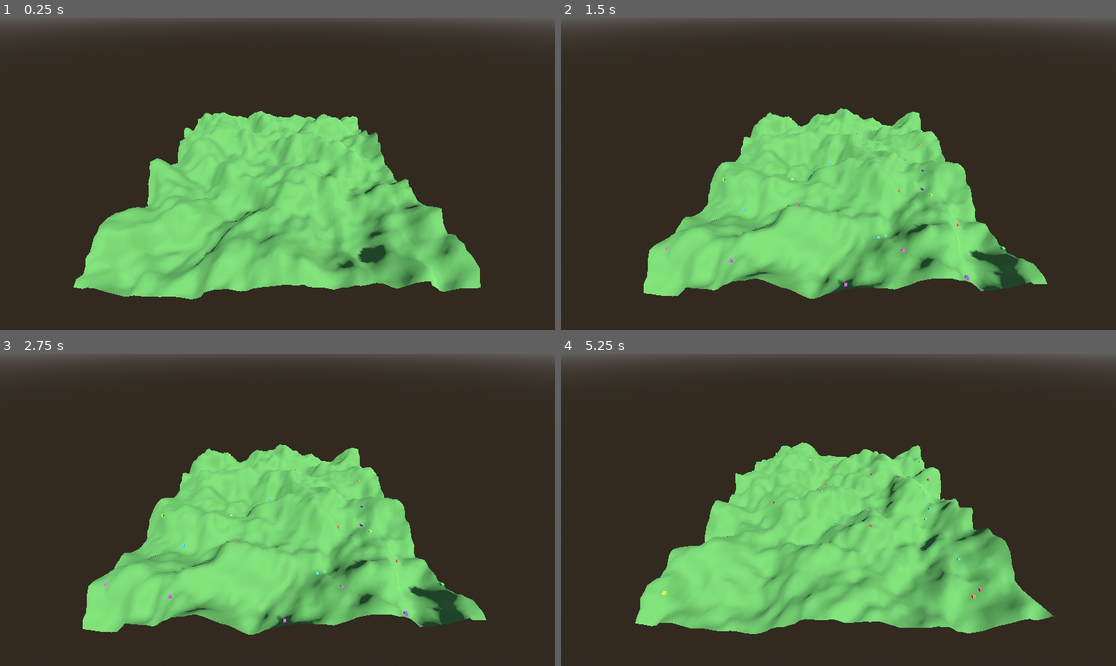
Above: before the commit, frames 1-4 (two rows, left to right).
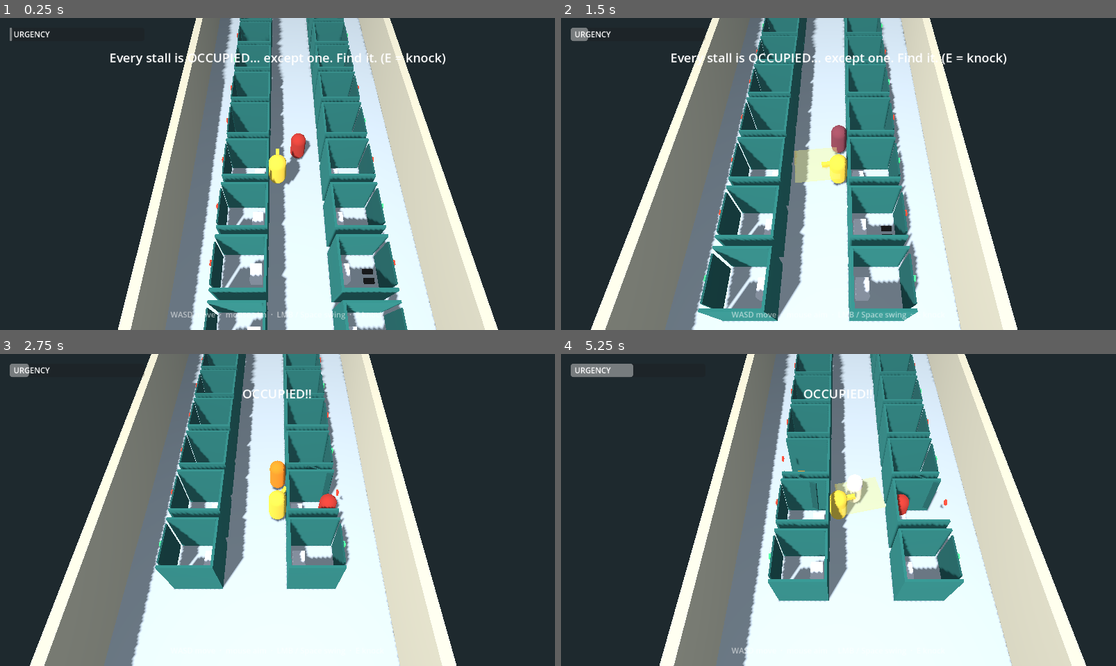
Above: after the commit, the same moments.

Repository: wizenroom/Infinite-bathrooms
Game: Godot game, scene res://scenes/prototype.tscn
Two runs of this game, one before a commit and one after it. Both use one fixed random seed, a clock stepped at 60 frames per second and the inputs below. Before the commit the project starts from res://scenes/main.tscn.
Inputs (mouse positions are in pixels of both pictures, inside the frame that each line leads up to):
- Up to frame 1 (0.25 s): no input
- Up to frame 2 (1.5 s): tap Enter at 0.5 s; move the mouse to (960, 158) at 0.52 s; hold D 0.53-1.28 s; tap E at 0.6 s; click (960, 158) at 0.67 s; tap Space at 0.77, 1.07 s; tap R at 0.8, 1.35 s; move the mouse to (727, 189) at 1.27 s; hold S from 1.28 s (still down); click (727, 189) at 1.42 s
- Up to frame 3 (2.75 s): tap Space at 1.52, 1.55, 1.82 s; move the mouse to (333, 441) at 2.02 s; release S at 2.03 s; hold D from 2.03 s (still down); hold Space from 2.03 s (still down); click (333, 441) at 2.17 s; tap E at 2.3 s
- Up to frame 4 (5.25 s): move the mouse to (810, 572) at 2.77 s; release D at 2.78 s; release Space at 2.78 s; hold W 2.78-3.53 s; tap E at 2.85, 4.35 s; click (810, 572) at 2.92 s; tap Space at 3.02, 3.32, 4.52, 4.82 s; tap R at 3.05, 3.6, 5.1 s; move the mouse to (1005, 556) at 3.52 s; hold Space 3.53-4.28 s; hold A 3.53-5.03 s; click (1005, 556) at 3.67 s; move the mouse to (672, 463) at 4.27 s; click (672, 463) at 4.42 s; move the mouse to (866, 510) at 5.02 s; hold S from 5.03 s (still down); click (866, 510) at 5.17 s

The runs differ from the first frame. In frame 1, 60% of the frame differs, in the area x 0-100%, y 0-100%; in frame 2, 64%; in frame 3, 64%; in frame 4, 65%.

Commit message:
Add OCCUPIED prototype: infinite bathroom, knock-to-spawn encounters, melee combat

Diff:
--- a/project.godot
+++ b/project.godot
@@ -1,15 +1,23 @@
 ; Engine configuration file.
 ; It's best edited using the editor UI and not directly,
 ; since the parameters that go here are not all obvious.
+;
+; Format:
+;   [section] ; section goes between []
+;   param=value ; assign values to parameters
 
 config_version=5
+
+[animation]
+
+compatibility/default_parent_skeleton_in_mesh_instance_3d=true
 
 [application]
 
 config/name="gmtk-terragen"
 config/description="GMTK game jam entry - procedural terrain generation and object spawning."
-run/main_scene="res://scenes/main.tscn"
-config/features=PackedStringArray("4.4", "Forward Plus")
+run/main_scene="res://scenes/prototype.tscn"
+config/features=PackedStringArray("4.6", "Forward Plus")
 config/icon="res://icon.svg"
 
 [rendering]
--- /dev/null
+++ b/scenes/prototype.tscn
@@ -0,0 +1,6 @@
+[gd_scene load_steps=2 format=3 uid="uid://bproto000000001"]
+
+[ext_resource type="Script" path="res://scripts/proto/bathroom.gd" id="1_bathroom"]
+
+[node name="Prototype" type="Node3D"]
+script = ExtResource("1_bathroom")
--- /dev/null
+++ b/scripts/proto/bathroom.gd
@@ -0,0 +1,298 @@
+extends Node3D
+## Game manager: generates the infinite bathroom corridor ahead of the
+## player, resolves knock outcomes, and runs HUD + win/lose.
+##
+## Controls: WASD move, mouse aim, LMB/Space swing, E knock, R restart (after end).
+
+const STALL_SPACING := 2.4
+const STALL_X := 3.4
+const GEN_AHEAD := 55.0
+const KNOCK_RANGE := 2.8
+
+# Knock outcome weights (FREE is placed deterministically, not rolled).
+const W_HOSTILE := 45
+const W_LOOT := 20
+const W_FRIENDLY := 15
+const W_EMPTY := 20
+
+var player: ProtoPlayer
+var stalls: Array[Stall] = []
+var stall_count := 0
+var free_stall_index := 0
+var free_stall: Stall = null
+var _free_placed := false
+var next_z := -4.0
+var game_ended := false
+var _warn_cooldown := 0.0
+var rng := RandomNumberGenerator.new()
+
+var _bar: ProgressBar
+var _msg: Label
+var _msg_tween: Tween
+var _overlay: ColorRect
+var _overlay_label: Label
+
+
+func _ready() -> void:
+	rng.randomize()
+	free_stall_index = 12 + rng.randi_range(0, 6)
+
+	_build_environment()
+	_build_hud()
+
+	player = ProtoPlayer.new()
+	add_child(player)
+	player.global_position = Vector3(0, 0.1, 0)
+	player.died.connect(_on_player_died)
+	player.hit.connect(_on_player_hit)
+
+	_show_message("Every stall is OCCUPIED... except one. Find it. (E = knock)", 4.5)
+
+
+func _process(delta: float) -> void:
+	if game_ended:
+		return
+
+	_warn_cooldown = maxf(0.0, _warn_cooldown - delta)
+
+	# Keep the corridor generated ahead of the player.
+	while next_z > player.global_position.z - GEN_AHEAD:
+		_spawn_stall_pair(next_z)
+		next_z -= STALL_SPACING
+
+	_bar.value = player.urgency
+
+	_check_win()
+
+
+func _unhandled_input(event: InputEvent) -> void:
+	if event is InputEventKey and event.pressed and not event.echo:
+		if event.physical_keycode == KEY_E and not game_ended:
+			_try_knock()
+		elif event.physical_keycode == KEY_R and game_ended:
+			get_tree().reload_current_scene()
+
+
+func _try_knock() -> void:
+	var best: Stall = null
+	var best_dist := KNOCK_RANGE
+	for s in stalls:
+		if s.is_open:
+			continue
+		var d := s.global_position.distance_to(player.global_position)
+		if d < best_dist:
+			best_dist = d
+			best = s
+	if best:
+		best.knock()
+
+
+func _spawn_stall_pair(z: float) -> void:
+	for side in [-1, 1]:
+		var stall := Stall.new()
+		add_child(stall)
+		stall.position = Vector3(side * STALL_X, 0, z)
+		stall.rotation.y = -side * PI / 2.0  # door faces the corridor
+		stall.setup(_roll_outcome(), rng)
+		stall.opened.connect(_on_stall_opened)
+		stalls.append(stall)
+		stall_count += 1
+
+	# Occasional roamer in the corridor so combat happens between knocks too.
+	if stall_count > 8 and rng.randf() < 0.2:
+		_spawn_enemy(Vector3(rng.randf_range(-1.8, 1.8), 0, z))
+
+
+func _roll_outcome() -> Stall.Outcome:
+	if stall_count == free_stall_index and not _free_placed:
+		_free_placed = true
+		return Stall.Outcome.FREE
+	var roll := rng.randi_range(0, W_HOSTILE + W_LOOT + W_FRIENDLY + W_EMPTY - 1)
+	if roll < W_HOSTILE:
+		return Stall.Outcome.HOSTILE
+	roll -= W_HOSTILE
+	if roll < W_LOOT:
+		return Stall.Outcome.LOOT
+	roll -= W_LOOT
+	if roll < W_FRIENDLY:
+		return Stall.Outcome.FRIENDLY
+	return Stall.Outcome.EMPTY
+
+
+func _on_stall_opened(stall: Stall, outcome: Stall.Outcome) -> void:
+	match outcome:
+		Stall.Outcome.HOSTILE:
+			_show_message("OCCUPIED!!")
+			_spawn_enemy(stall.to_global(Vector3(0, 0, -1.2)))
+		Stall.Outcome.LOOT:
+			if not player.has_plunger and rng.randf() < 0.4:
+				player.give_plunger()
+				_show_message("Someone left a PLUNGER! (bigger, stronger swings)")
+			else:
+				player.urgency = maxf(0.0, player.urgency - 18.0)
+				_show_message("Empty... a moment of calm. (urgency down)")
+		Stall.Outcome.FRIENDLY:
+			if not player.has_plunger:
+				player.give_plunger()
+				_show_message("A kind stranger hands you a PLUNGER through the gap.")
+			else:
+				player.urgency = maxf(0.0, player.urgency - 12.0)
+				_show_message("\"Good luck out there.\" (urgency down)")
+		Stall.Outcome.EMPTY:
+			_show_message("Vacant... but unspeakable. Not this one.")
+		Stall.Outcome.FREE:
+			free_stall = stall
+			_show_message("THE FREE STALL! But the queue jumpers arrive...", 4.0)
+			for i in 3:
+				var offset := Vector3(rng.randf_range(-1.0, 1.0), 0, -1.5 - i * 1.2)
+				_spawn_enemy(stall.to_global(offset))
+
+
+func _check_win() -> void:
+	if not free_stall or not free_stall.is_open:
+		return
+	var dist := player.global_position.distance_to(free_stall.interior_point())
+	if dist > 1.3:
+		return
+	if get_tree().get_nodes_in_group("enemies").size() > 0:
+		if _warn_cooldown <= 0.0:
+			_show_message("Deal with the queue jumpers first!")
+			_warn_cooldown = 2.0
+		return
+	_end_game(true)
+
+
+func _spawn_enemy(pos: Vector3) -> void:
+	var e := ProtoEnemy.new()
+	add_child(e)
+	e.global_position = pos + Vector3(0, 0.1, 0)
+
+
+func _on_player_hit() -> void:
+	var tw := create_tween()
+	tw.tween_property(_bar, "modulate", Color(1, 0.3, 0.3), 0.08)
+	tw.tween_property(_bar, "modulate", Color.WHITE, 0.3)
+
+
+func _on_player_died() -> void:
+	_end_game(false)
+
+
+func _end_game(won: bool) -> void:
+	if game_ended:
+		return
+	game_ended = true
+	_overlay.visible = true
+	if won:
+		_overlay_label.text = "RELIEF AT LAST.\n\nYou found the one free stall.\n\nPress R to queue again"
+	else:
+		_overlay_label.text = "You didn't make it.\n\nWe don't talk about what happened.\n\nPress R to try again"
+
+
+# --- world building -------------------------------------------------------
+
+
+func _build_environment() -> void:
+	var env := Environment.new()
+	env.background_mode = Environment.BG_COLOR
+	env.background_color = Color(0.05, 0.07, 0.08)
+	env.ambient_light_source = Environment.AMBIENT_SOURCE_COLOR
+	env.ambient_light_color = Color(0.7, 0.75, 0.8)
+	env.ambient_light_energy = 0.9
+	env.fog_enabled = true
+	env.fog_light_color = Color(0.12, 0.16, 0.18)
+	env.fog_density = 0.03
+	var world_env := WorldEnvironment.new()
+	world_env.environment = env
+	add_child(world_env)
+
+	var light := DirectionalLight3D.new()
+	light.rotation_degrees = Vector3(-55, -30, 0)
+	light.light_energy = 0.8
+	light.shadow_enabled = true
+	add_child(light)
+
+	# One long floor + corridor bounds. 1000m of bathroom is "infinite enough".
+	var world := StaticBody3D.new()
+	add_child(world)
+	_world_box(world, Vector3(13, 1, 1000), Vector3(0, -0.5, -480), Color(0.75, 0.78, 0.8))   # floor
+	_world_box(world, Vector3(0.4, 3.2, 1000), Vector3(-5.7, 1.6, -480), Color(0.82, 0.78, 0.68)) # left wall
+	_world_box(world, Vector3(0.4, 3.2, 1000), Vector3(5.7, 1.6, -480), Color(0.82, 0.78, 0.68))  # right wall
+	_world_box(world, Vector3(13, 3.2, 0.4), Vector3(0, 1.6, 3.0), Color(0.82, 0.78, 0.68))       # back wall
+
+
+func _world_box(body: StaticBody3D, size: Vector3, pos: Vector3, color: Color) -> void:
+	var mesh_inst := MeshInstance3D.new()
+	var mesh := BoxMesh.new()
+	mesh.size = size
+	mesh_inst.mesh = mesh
+	mesh_inst.position = pos
+	var mat := StandardMaterial3D.new()
+	mat.albedo_color = color
+	mesh_inst.material_override = mat
+	body.add_child(mesh_inst)
+
+	var col := CollisionShape3D.new()
+	var shape := BoxShape3D.new()
+	shape.size = size
+	col.shape = shape
+	col.position = pos
+	body.add_child(col)
+
+
+func _build_hud() -> void:
+	var hud := CanvasLayer.new()
+	add_child(hud)
+
+	_bar = ProgressBar.new()
+	_bar.min_value = 0
+	_bar.max_value = 100
+	_bar.show_percentage = false
+	_bar.position = Vector2(20, 20)
+	_bar.size = Vector2(280, 28)
+	hud.add_child(_bar)
+
+	var bar_label := Label.new()
+	bar_label.text = "  URGENCY"
+	bar_label.position = Vector2(20, 22)
+	hud.add_child(bar_label)
+
+	_msg = Label.new()
+	_msg.set_anchors_preset(Control.PRESET_TOP_WIDE)
+	_msg.offset_top = 64
+	_msg.horizontal_alignment = HORIZONTAL_ALIGNMENT_CENTER
+	_msg.add_theme_font_size_override("font_size", 26)
+	_msg.modulate.a = 0.0
+	hud.add_child(_msg)
+
+	var hint := Label.new()
+	hint.set_anchors_preset(Control.PRESET_BOTTOM_WIDE)
+	hint.offset_top = -44
+	hint.horizontal_alignment = HORIZONTAL_ALIGNMENT_CENTER
+	hint.text = "WASD move  ·  mouse aim  ·  LMB / Space swing  ·  E knock"
+	hint.add_theme_font_size_override("font_size", 16)
+	hint.modulate = Color(1, 1, 1, 0.55)
+	hud.add_child(hint)
+
+	_overlay = ColorRect.new()
+	_overlay.set_anchors_preset(Control.PRESET_FULL_RECT)
+	_overlay.color = Color(0, 0, 0, 0.7)
+	_overlay.visible = false
+	hud.add_child(_overlay)
+
+	_overlay_label = Label.new()
+	_overlay_label.set_anchors_preset(Control.PRESET_FULL_RECT)
+	_overlay_label.horizontal_alignment = HORIZONTAL_ALIGNMENT_CENTER
+	_overlay_label.vertical_alignment = VERTICAL_ALIGNMENT_CENTER
+	_overlay_label.add_theme_font_size_override("font_size", 40)
+	_overlay.add_child(_overlay_label)
+
+
+func _show_message(text: String, duration: float = 2.5) -> void:
+	_msg.text = text
+	if _msg_tween:
+		_msg_tween.kill()
+	_msg.modulate.a = 1.0
+	_msg_tween = create_tween()
+	_msg_tween.tween_interval(duration)
+	_msg_tween.tween_property(_msg, "modulate:a", 0.0, 0.6)
--- /dev/null
+++ b/scripts/proto/enemy.gd
@@ -0,0 +1,138 @@
+class_name ProtoEnemy
+extends CharacterBody3D
+## Melee occupant: chases the player, telegraphs with a wind-up,
+## then lunges. Two fist hits (one plunger hit) to kill.
+
+const SPEED := 3.2
+const AGGRO_RANGE := 9.0
+const WINDUP_TIME := 0.5
+const STRIKE_TIME := 0.25
+const RECOVER_TIME := 0.6
+
+var hp := 2
+
+var _state := "chase"
+var _timer := 0.0
+var _has_struck := false
+var _knockback := Vector3.ZERO
+var _strike_dir := Vector3.ZERO
+var _mat: StandardMaterial3D
+var _visual: MeshInstance3D
+var _player: Node3D
+
+
+func _ready() -> void:
+	add_to_group("enemies")
+
+	var col := CollisionShape3D.new()
+	var cap := CapsuleShape3D.new()
+	cap.height = 1.7
+	cap.radius = 0.38
+	col.shape = cap
+	col.position.y = 0.85
+	add_child(col)
+
+	_visual = MeshInstance3D.new()
+	var mesh := CapsuleMesh.new()
+	mesh.height = 1.7
+	mesh.radius = 0.38
+	_visual.mesh = mesh
+	_visual.position.y = 0.85
+	_mat = StandardMaterial3D.new()
+	_mat.albedo_color = Color(0.75, 0.2, 0.15)
+	_visual.material_override = _mat
+	add_child(_visual)
+
+
+func _physics_process(delta: float) -> void:
+	if _state == "dead":
+		return
+	if not is_instance_valid(_player):
+		_player = get_tree().get_first_node_in_group("player")
+		if not _player:
+			return
+
+	var to_player := _player.global_position - global_position
+	to_player.y = 0
+	var dist := to_player.length()
+	var dir := to_player.normalized()
+
+	match _state:
+		"chase":
+			if dist > AGGRO_RANGE:
+				# Out of range: loiter menacingly instead of chasing.
+				velocity.x = _knockback.x
+				velocity.z = _knockback.z
+			else:
+				velocity.x = dir.x * SPEED + _knockback.x
+				velocity.z = dir.z * SPEED + _knockback.z
+			if dist < 1.9:
+				_state = "windup"
+				_timer = WINDUP_TIME
+				_mat.albedo_color = Color(1.0, 0.55, 0.1)
+		"windup":
+			velocity.x = _knockback.x
+			velocity.z = _knockback.z
+			_timer -= delta
+			if _timer <= 0.0:
+				_state = "strike"
+				_timer = STRIKE_TIME
+				_has_struck = false
+				_strike_dir = dir
+				_mat.albedo_color = Color(1.0, 0.15, 0.1)
+		"strike":
+			velocity.x = _strike_dir.x * 9.0 + _knockback.x
+			velocity.z = _strike_dir.z * 9.0 + _knockback.z
+			if not _has_struck and dist < 1.5:
+				_player.take_hit(dir)
+				_has_struck = true
+			_timer -= delta
+			if _timer <= 0.0:
+				_state = "recover"
+				_timer = RECOVER_TIME
+				_mat.albedo_color = Color(0.55, 0.25, 0.3)
+		"recover":
+			velocity.x = _knockback.x
+			velocity.z = _knockback.z
+			_timer -= delta
+			if _timer <= 0.0:
+				_state = "chase"
+				_mat.albedo_color = Color(0.75, 0.2, 0.15)
+
+	_knockback = _knockback.lerp(Vector3.ZERO, 8.0 * delta)
+
+	if is_on_floor():
+		velocity.y = -1.0
+	else:
+		velocity.y -= 18.0 * delta
+
+	move_and_slide()
+
+	if velocity.length() > 0.5:
+		var flat := Vector3(velocity.x, 0, velocity.z)
+		if flat.length() > 0.1:
+			_visual.rotation.y = atan2(-flat.x, -flat.z) - rotation.y
+
+
+func take_hit(dmg: int, from_dir: Vector3) -> void:
+	if _state == "dead":
+		return
+	hp -= dmg
+	_knockback = from_dir * 9.0
+	var flash := create_tween()
+	flash.tween_property(_mat, "albedo_color", Color.WHITE, 0.05)
+	flash.tween_property(_mat, "albedo_color", Color(0.75, 0.2, 0.15), 0.15)
+	if hp <= 0:
+		_die()
+
+
+func _die() -> void:
+	_state = "dead"
+	remove_from_group("enemies")
+	for child in get_children():
+		if child is CollisionShape3D:
+			child.set_deferred("disabled", true)
+	var tw := create_tween()
+	tw.tween_property(_visual, "scale", Vector3(1.4, 0.08, 1.4), 0.25).set_trans(Tween.TRANS_BACK).set_ease(Tween.EASE_IN)
+	tw.tween_interval(0.4)
+	tw.tween_callback(queue_free)
--- /dev/null
+++ b/scripts/proto/player.gd
@@ -0,0 +1,170 @@
+class_name ProtoPlayer
+extends CharacterBody3D
+## Top-down player: WASD move, mouse aim, LMB/Space melee swing.
+## Urgency is both the health bar and the timer - it rises constantly,
+## spikes when hit, and slows you down as it fills.
+
+signal died
+signal hit
+
+const BASE_SPEED := 5.0
+const PANIC_SPEED := 2.4
+const ATTACK_COOLDOWN := 0.45
+const URGENCY_PER_SEC := 1.1
+const URGENCY_PER_HIT := 10.0
+
+var urgency := 0.0
+var attack_damage := 1
+var attack_range := 2.0
+var has_plunger := false
+var facing := Vector3.FORWARD
+
+var _attack_timer := 0.0
+var _knockback := Vector3.ZERO
+var _dead := false
+var _visual: Node3D
+
+
+func _ready() -> void:
+	add_to_group("player")
+
+	var col := CollisionShape3D.new()
+	var cap := CapsuleShape3D.new()
+	cap.height = 1.8
+	cap.radius = 0.4
+	col.shape = cap
+	col.position.y = 0.9
+	add_child(col)
+
+	_visual = Node3D.new()
+	add_child(_visual)
+
+	var body_mesh := MeshInstance3D.new()
+	var cap_mesh := CapsuleMesh.new()
+	cap_mesh.height = 1.8
+	cap_mesh.radius = 0.4
+	body_mesh.mesh = cap_mesh
+	body_mesh.position.y = 0.9
+	var mat := StandardMaterial3D.new()
+	mat.albedo_color = Color(0.95, 0.8, 0.25)
+	body_mesh.material_override = mat
+	_visual.add_child(body_mesh)
+
+	# Nose so you can read facing from above.
+	var nose := MeshInstance3D.new()
+	var nose_mesh := BoxMesh.new()
+	nose_mesh.size = Vector3(0.18, 0.18, 0.5)
+	nose.mesh = nose_mesh
+	nose.position = Vector3(0, 1.4, -0.5)
+	nose.material_override = mat
+	_visual.add_child(nose)
+
+	var cam := Camera3D.new()
+	cam.position = Vector3(0, 12.5, 7.5)
+	cam.rotation_degrees = Vector3(-58, 0, 0)
+	cam.fov = 55
+	add_child(cam)
+	cam.make_current()
+
+
+func _physics_process(delta: float) -> void:
+	if _dead:
+		return
+
+	urgency = minf(100.0, urgency + URGENCY_PER_SEC * delta)
+	if urgency >= 100.0:
+		_dead = true
+		died.emit()
+		return
+
+	_attack_timer = maxf(0.0, _attack_timer - delta)
+	_update_aim()
+
+	var input_dir := Vector3.ZERO
+	if Input.is_physical_key_pressed(KEY_W):
+		input_dir.z -= 1
+	if Input.is_physical_key_pressed(KEY_S):
+		input_dir.z += 1
+	if Input.is_physical_key_pressed(KEY_A):
+		input_dir.x -= 1
+	if Input.is_physical_key_pressed(KEY_D):
+		input_dir.x += 1
+	input_dir = input_dir.normalized()
+
+	var speed: float = lerpf(BASE_SPEED, PANIC_SPEED, urgency / 100.0)
+	velocity.x = input_dir.x * speed + _knockback.x
+	velocity.z = input_dir.z * speed + _knockback.z
+	_knockback = _knockback.lerp(Vector3.ZERO, 8.0 * delta)
+
+	if is_on_floor():
+		velocity.y = -1.0
+	else:
+		velocity.y -= 18.0 * delta
+
+	move_and_slide()
+
+	_visual.rotation.y = atan2(-facing.x, -facing.z)
+
+	if _attack_timer <= 0.0 and (Input.is_mouse_button_pressed(MOUSE_BUTTON_LEFT) or Input.is_physical_key_pressed(KEY_SPACE)):
+		_attack()
+
+
+func _update_aim() -> void:
+	var cam := get_viewport().get_camera_3d()
+	if not cam:
+		return
+	var mpos := get_viewport().get_mouse_position()
+	var origin := cam.project_ray_origin(mpos)
+	var dir := cam.project_ray_normal(mpos)
+	if absf(dir.y) < 0.001:
+		return
+	var t := -origin.y / dir.y
+	if t <= 0.0:
+		return
+	var aim_point := origin + dir * t
+	var to_aim := aim_point - global_position
+	to_aim.y = 0
+	if to_aim.length() > 0.25:
+		facing = to_aim.normalized()
+
+
+func _attack() -> void:
+	_attack_timer = ATTACK_COOLDOWN
+
+	for e in get_tree().get_nodes_in_group("enemies"):
+		var to_e: Vector3 = e.global_position - global_position
+		to_e.y = 0
+		if to_e.length() <= attack_range and facing.dot(to_e.normalized()) > 0.35:
+			e.take_hit(attack_damage, to_e.normalized())
+
+	# Quick swing visual: a fading slab in front of the player.
+	var slash := MeshInstance3D.new()
+	var slash_mesh := BoxMesh.new()
+	slash_mesh.size = Vector3(1.7, 0.1, attack_range)
+	slash.mesh = slash_mesh
+	var mat := StandardMaterial3D.new()
+	mat.transparency = BaseMaterial3D.TRANSPARENCY_ALPHA
+	mat.albedo_color = Color(1.0, 0.9, 0.4, 0.7)
+	mat.emission_enabled = true
+	mat.emission = Color(1.0, 0.8, 0.2)
+	slash.material_override = mat
+	get_parent().add_child(slash)
+	slash.global_position = global_position + facing * (attack_range * 0.5) + Vector3(0, 1.1, 0)
+	slash.rotation.y = atan2(-facing.x, -facing.z)
+	var tw := slash.create_tween()
+	tw.tween_property(mat, "albedo_color:a", 0.0, 0.15)
+	tw.tween_callback(slash.queue_free)
+
+
+func take_hit(from_dir: Vector3) -> void:
+	if _dead:
+		return
+	urgency = minf(100.0, urgency + URGENCY_PER_HIT)
+	_knockback = from_dir * 7.0
+	hit.emit()
+
+
+func give_plunger() -> void:
+	has_plunger = true
+	attack_damage = 2
+	attack_range = 2.7
--- /dev/null
+++ b/scripts/proto/stall.gd
@@ -0,0 +1,129 @@
+class_name Stall
+extends Node3D
+## One bathroom stall. The root sits at the door plane; the door faces
+## local -Z. What's inside is decided at generation time (the "spawner
+## decides what answers the knock" mechanic).
+##
+## Readable signals for the player:
+##  - Indicator light above the door: red = occupied (hostile), green = maybe
+##    safe. 15% of indicators lie.
+##  - Feet under the door: usually means a hostile occupant.
+
+enum Outcome { HOSTILE, LOOT, FRIENDLY, EMPTY, FREE }
+
+signal opened(stall: Stall, outcome: Outcome)
+
+const WALL_COLOR := Color(0.16, 0.45, 0.42)
+const DOOR_COLOR := Color(0.12, 0.36, 0.34)
+
+var outcome := Outcome.EMPTY
+var is_open := false
+var indicator_lies := false
+
+var _door_pivot: Node3D
+
+
+func setup(p_outcome: Outcome, rng: RandomNumberGenerator) -> void:
+	outcome = p_outcome
+	indicator_lies = rng.randf() < 0.15
+	_build(rng)
+
+
+func knock() -> void:
+	if is_open:
+		return
+	is_open = true
+	var tw := create_tween()
+	tw.tween_property(_door_pivot, "rotation:y", deg_to_rad(-115.0), 0.35) \
+		.set_trans(Tween.TRANS_BACK).set_ease(Tween.EASE_OUT)
+	opened.emit(self, outcome)
+
+
+## World position just inside the stall (used for the win check).
+func interior_point() -> Vector3:
+	return to_global(Vector3(0, 0, 1.0))
+
+
+func _build(rng: RandomNumberGenerator) -> void:
+	var walls := StaticBody3D.new()
+	add_child(walls)
+
+	_solid_box(walls, Vector3(2.1, 2.4, 0.1), Vector3(0, 1.2, 2.0), WALL_COLOR)   # back
+	_solid_box(walls, Vector3(0.1, 2.4, 2.0), Vector3(-1.0, 1.2, 1.0), WALL_COLOR) # left
+	_solid_box(walls, Vector3(0.1, 2.4, 2.0), Vector3(1.0, 1.2, 1.0), WALL_COLOR)  # right
+
+	# Door on a pivot so it can swing open.
+	_door_pivot = Node3D.new()
+	_door_pivot.position = Vector3(-0.85, 0, 0)
+	add_child(_door_pivot)
+
+	var door_body := StaticBody3D.new()
+	_door_pivot.add_child(door_body)
+	_solid_box(door_body, Vector3(1.6, 2.0, 0.07), Vector3(0.85, 1.3, 0), DOOR_COLOR)
+
+	# Indicator light above the door.
+	var shows_occupied := outcome == Outcome.HOSTILE
+	if indicator_lies:
+		shows_occupied = not shows_occupied
+	var ind := MeshInstance3D.new()
+	var ind_mesh := BoxMesh.new()
+	ind_mesh.size = Vector3(0.18, 0.18, 0.08)
+	ind.mesh = ind_mesh
+	ind.position = Vector3(0, 2.15, -0.08)
+	var ind_mat := StandardMaterial3D.new()
+	var ind_color := Color(0.9, 0.15, 0.1) if shows_occupied else Color(0.15, 0.9, 0.3)
+	ind_mat.albedo_color = ind_color
+	ind_mat.emission_enabled = true
+	ind_mat.emission = ind_color
+	ind_mat.emission_energy_multiplier = 1.6
+	ind.material_override = ind_mat
+	add_child(ind)
+
+	# Feet under the door for most hostiles.
+	if outcome == Outcome.HOSTILE and rng.randf() < 0.85:
+		for x_off in [-0.2, 0.2]:
+			var foot := MeshInstance3D.new()
+			var foot_mesh := BoxMesh.new()
+			foot_mesh.size = Vector3(0.22, 0.14, 0.45)
+			foot.mesh = foot_mesh
+			foot.position = Vector3(x_off, 0.07, 0.35)
+			var foot_mat := StandardMaterial3D.new()
+			foot_mat.albedo_color = Color(0.15, 0.1, 0.08)
+			foot.material_override = foot_mat
+			add_child(foot)
+
+	# The porcelain itself.
+	var toilet := MeshInstance3D.new()
+	var toilet_mesh := BoxMesh.new()
+	toilet_mesh.size = Vector3(0.7, 0.8, 0.5)
+	toilet.mesh = toilet_mesh
+	toilet.position = Vector3(0, 0.4, 1.55)
+	var toilet_mat := StandardMaterial3D.new()
+	if outcome == Outcome.FREE:
+		toilet_mat.albedo_color = Color(1.0, 0.9, 0.5)
+		toilet_mat.emission_enabled = true
+		toilet_mat.emission = Color(1.0, 0.85, 0.3)
+		toilet_mat.emission_energy_multiplier = 1.2
+	else:
+		toilet_mat.albedo_color = Color(0.92, 0.92, 0.95)
+	toilet.material_override = toilet_mat
+	add_child(toilet)
+
+
+func _solid_box(body: StaticBody3D, size: Vector3, pos: Vector3, color: Color) -> void:
+	var mesh_inst := MeshInstance3D.new()
+	var mesh := BoxMesh.new()
+	mesh.size = size
+	mesh_inst.mesh = mesh
+	mesh_inst.position = pos
+	var mat := StandardMaterial3D.new()
+	mat.albedo_color = color
+	mesh_inst.material_override = mat
+	body.add_child(mesh_inst)
+
+	var col := CollisionShape3D.new()
+	var shape := BoxShape3D.new()
+	shape.size = size
+	col.shape = shape
+	col.position = pos
+	body.add_child(col)
Not shown, added: icon.svg.import
Not shown, added: scripts/main.gd.uid
Not shown, added: scripts/object_spawner.gd.uid
Not shown, added: scripts/proto/bathroom.gd.uid
Not shown, added: scripts/proto/enemy.gd.uid
Not shown, added: scripts/proto/player.gd.uid
Not shown, added: scripts/proto/stall.gd.uid
Not shown, added: scripts/terrain_generator.gd.uid
